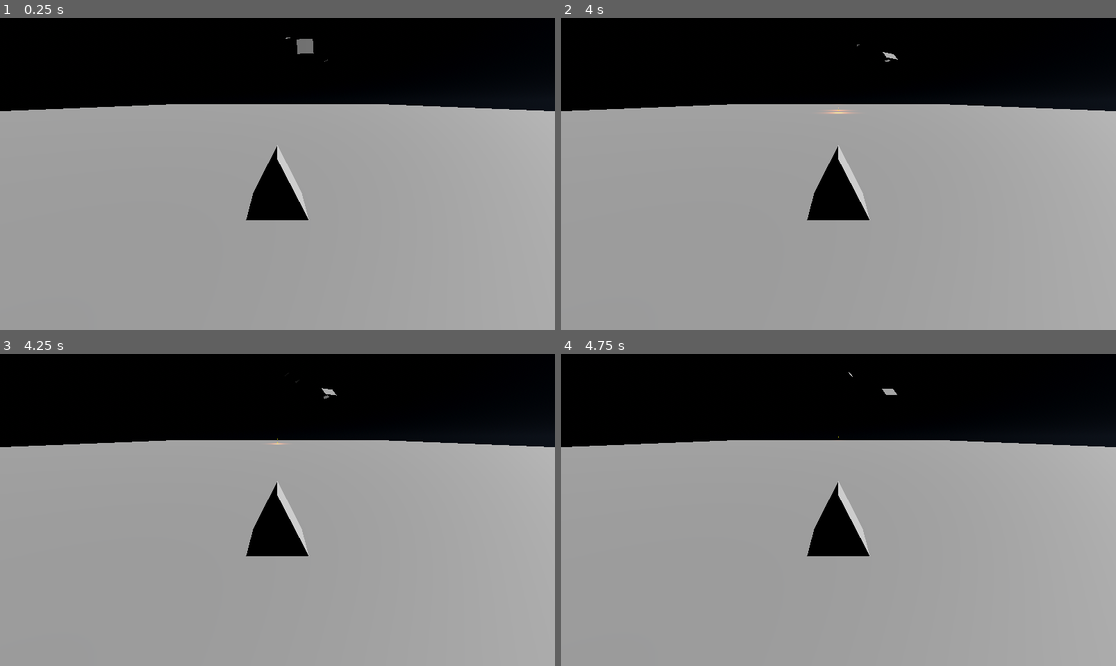
Above: before the commit, frames 1-4 (two rows, left to right).
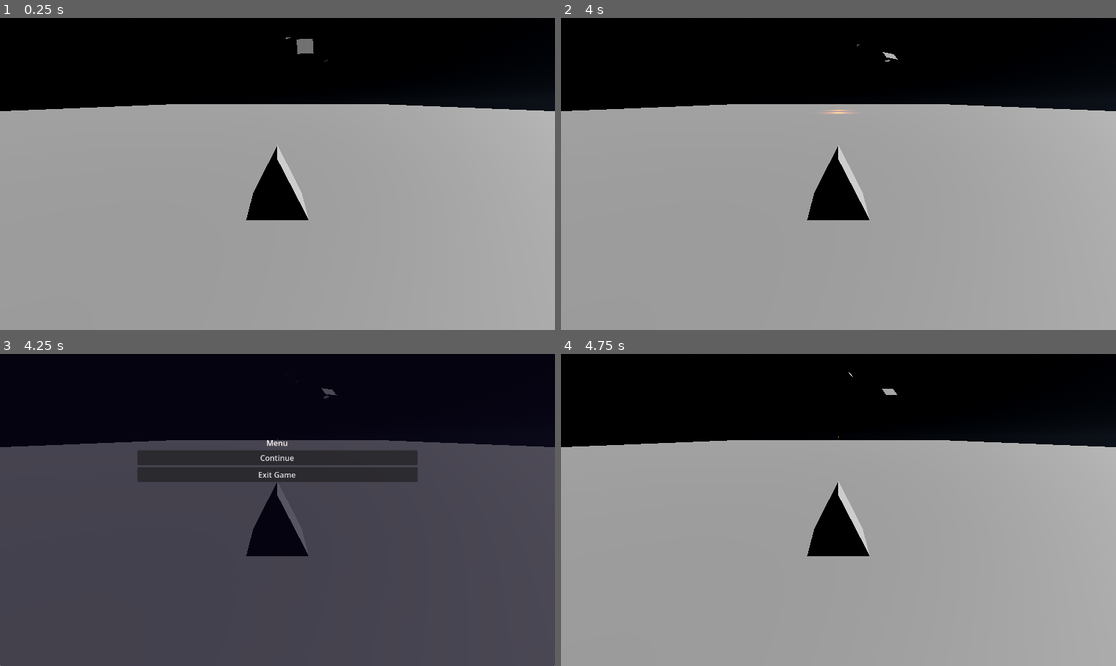
Above: after the commit, the same moments.

Repository: samuelFNK/space-mountain
Game: Godot game, scene res://world/test_world/test_level_1.tscn
The game is run twice, just before and just after one commit, with the same random seed, the same clock (stepped at 60 frames per second) and the same inputs.
Inputs (mouse positions are in pixels of both pictures, inside the frame that each line leads up to):
- Up to frame 1 (0.25 s): no input
- Up to frame 2 (4 s): tap Enter at 0.5, 2.75 s; hold D (roll_right) 0.53-1.28 s; tap Space (fire) at 0.6, 1.25, 1.35, 2.1, 2.85, 3.5, 3.6 s; hold W (pitch_down) 1.28-2.03 s; hold D (roll_right) 2.03-2.78 s; hold S (pitch_up) 2.78-3.53 s; hold A (roll_left) from 3.53 s (still down)
- Up to frame 3 (4.25 s): keep holding A (roll_left); tap Escape (option, bound only after the commit) at 4.15 s
- Up to frame 4 (4.75 s): release A (roll_left) at 4.25 s; click (838, 456) at 4.25 s, where only the run after the commit has a clickable "Continue"

Frames 1-2 are identical in both runs. In frame 3, 70% of the frame differs, in the area x 0-100%, y 10-100%; in frame 4, nothing differs.

Commit message:
Added basic pause menu with functional resume and quit button. Game continues to run in background as the menu is open which i have yet to decide if it is a fun challenging feature or not.

Diff:
--- a/project.godot
+++ b/project.godot
@@ -52,6 +52,11 @@
 "events": [Object(InputEventKey,"resource_local_to_scene":false,"resource_name":"","device":-1,"window_id":0,"alt_press …(191 unchanged characters)…
 ]
 }
+option={
+"deadzone": 0.2,
+"events": [Object(InputEventKey,"resource_local_to_scene":false,"resource_name":"","device":-1,"window_id":0,"alt_pressed":false,"shift_pressed":false,"ctrl_pressed":false,"meta_pressed":false,"pressed":false,"keycode":0,"physical_keycode":4194305,"key_label":0,"unicode":0,"location":0,"echo":false,"script":null)
+]
+}
 
 [physics]
 
--- /dev/null
+++ b/ui/system/pause_menu.gd
@@ -0,0 +1,18 @@
+extends Control
+
+func _enter_tree():
+	self.visible = false
+
+func _unhandled_input(event : InputEvent) -> void:
+	if event.is_action_released("option"):
+		toggle_pause()
+
+func toggle_pause() -> void:
+	visible = !visible
+
+
+func _on_continue_pressed() -> void:
+	toggle_pause()
+
+func _on_exit_pressed() -> void:
+	get_tree().quit()
--- /dev/null
+++ b/ui/system/pause_menu.tscn
@@ -0,0 +1,54 @@
+[gd_scene format=3 uid="uid://d1hqvokwee8em"]
+
+[ext_resource type="Script" uid="uid://c35y1npf53jjy" path="res://ui/system/pause_menu.gd" id="1_j0kv2"]
+
+[node name="pause_menu" type="CanvasLayer" unique_id=1558402760]
+
+[node name="Control" type="Control" parent="." unique_id=373377925]
+layout_mode = 3
+anchors_preset = 15
+anchor_right = 1.0
+anchor_bottom = 1.0
+grow_horizontal = 2
+grow_vertical = 2
+script = ExtResource("1_j0kv2")
+
+[node name="Panel" type="Panel" parent="Control" unique_id=350501430]
+modulate = Color(0.36871722, 0.56863016, 1, 1)
+self_modulate = Color(1, 0.3279746, 0.9926247, 1)
+layout_mode = 1
+anchors_preset = 15
+anchor_right = 1.0
+anchor_bottom = 1.0
+grow_horizontal = 2
+grow_vertical = 2
+
+[node name="VBoxContainer" type="VBoxContainer" parent="Control" unique_id=907783994]
+layout_mode = 1
+anchors_preset = 8
+anchor_left = 0.5
+anchor_top = 0.5
+anchor_right = 0.5
+anchor_bottom = 0.5
+offset_left = -291.0
+offset_top = -151.0
+offset_right = 291.0
+offset_bottom = 151.0
+grow_horizontal = 2
+grow_vertical = 2
+
+[node name="Label" type="Label" parent="Control/VBoxContainer" unique_id=1023075170]
+layout_mode = 2
+text = "Menu"
+horizontal_alignment = 1
+
+[node name="continue" type="Button" parent="Control/VBoxContainer" unique_id=985434130]
+layout_mode = 2
+text = "Continue"
+
+[node name="exit" type="Button" parent="Control/VBoxContainer" unique_id=122548153]
+layout_mode = 2
+text = "Exit Game"
+
+[connection signal="pressed" from="Control/VBoxContainer/continue" to="Control" method="_on_continue_pressed"]
+[connection signal="pressed" from="Control/VBoxContainer/exit" to="Control" method="_on_exit_pressed"]
--- a/world/test_world/test_level_1.tscn
+++ b/world/test_world/test_level_1.tscn
@@ -3,6 +3,7 @@
 [ext_resource type="PackedScene" uid="uid://dv5c0amteai4c" path="res://player/ship_1/ship_1.tscn" id="1_nge8n"]
 [ext_resource type="PackedScene" uid="uid://btdlg0utfd45c" path="res://world/obstacles/static/small_asteroid.tscn" id="2_v5vov"]
 [ext_resource type="PackedScene" uid="uid://bc5lsivtlwsva" path="res://world/obstacles/static/big_asteroid.tscn" id="3_gp75b"]
+[ext_resource type="PackedScene" uid="uid://d1hqvokwee8em" path="res://ui/system/pause_menu.tscn" id="4_ag0ly"]
 
 [sub_resource type="WorldBoundaryShape3D" id="WorldBoundaryShape3D_k1h3c"]
 
@@ -58,3 +59,5 @@
 [node name="DirectionalLight3D" type="DirectionalLight3D" parent="." unique_id=141619739]
 transform = Transform3D(0.57357645, -3.5806274e-08, 0.81915206, -0.81915206, -2.5071824e-08, 0.57357645, 0, -1, -4.371139e-08, 0, 6, 0)
 light_energy = 2.0
+
+[node name="pause_menu" parent="." unique_id=1063146972 instance=ExtResource("4_ag0ly")]
Not shown, added: ui/system/pause_menu.gd.uid
